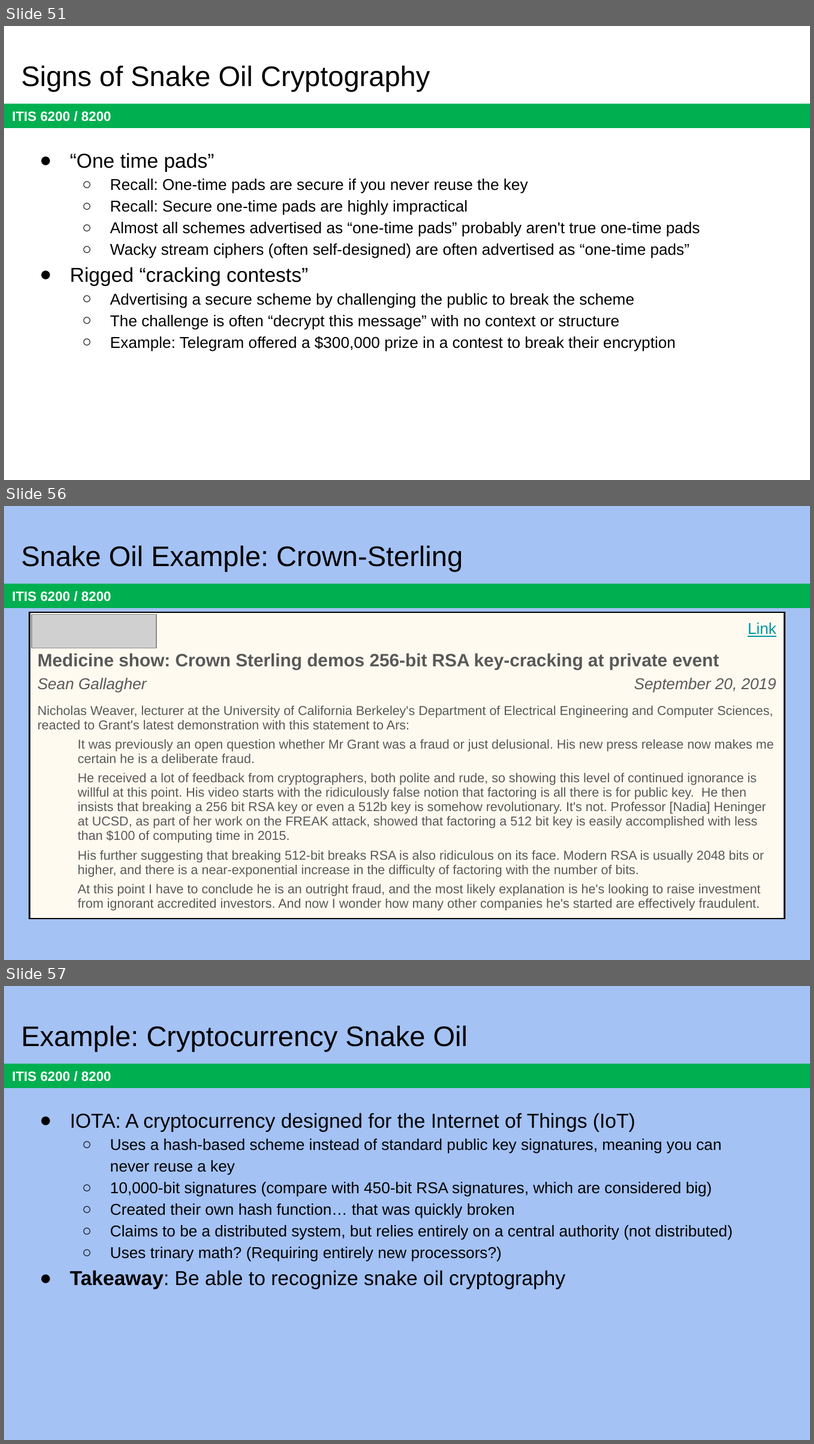
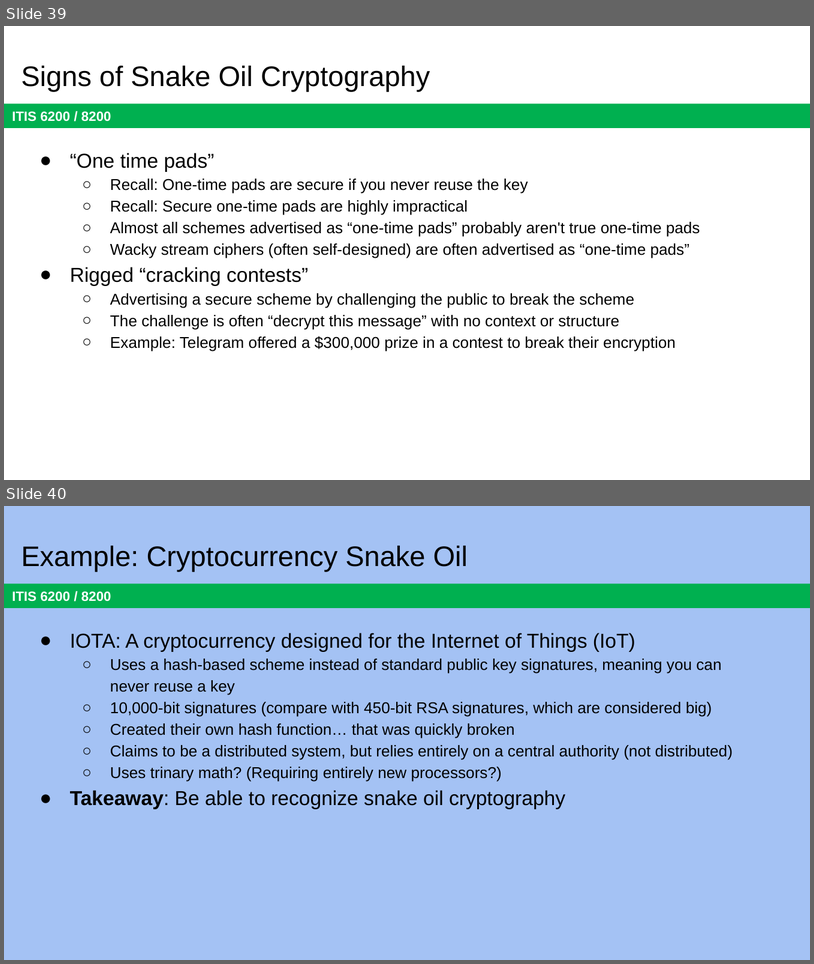
Before and after one commit to jx5c/github.io, a slide deck: teaching/ITIS6200/2023fa/lectures/lec07.pptx. Shown one above the other, each under a label of ours: slides 51, 56 and 57 before the commit, slides 39 and 40 after it; the slides between them are not shown. The pictures are 814x1444 and 814x964 pixels, drawn with LibreOffice and Linux fonts; fonts in the diff are those of the drawing; grey boxes stand for pictures. Boxes give left, top, right and bottom in pixels: in the first picture for what was removed or moved away, otherwise in the second. Text is boxed around its words. In the diff, an @@ line names an element or a change of style, - is before the commit and + after.

```diff
--- a/teaching/ITIS6200/2023fa/lectures/lec07.pptx
+++ b/teaching/ITIS6200/2023fa/lectures/lec07.pptx
@@ slide 56 removed at <box>4,506,810,960</box>, background #A4C2F4; not listed: 1 template element that a slide beside it also shows @@
@@ title removed at <box>21,546,463,571</box> @@
-Snake Oil Example: Crown-Sterling
@@ table removed at <box>30,612,785,938</box>, 4 rows, 2 columns @@
- | Link
-Medicine show: Crown Sterling demos 256-bit RSA key-cracking at private event | 
-Sean Gallagher | September 20, 2019
-Nicholas Weaver, lecturer at the University of California Berkeley's Department of Electrical Engineering and Computer Sciences, reacted to Grant's latest demonstration with this statement to Ars: / It was previously an open question whether Mr Grant was a fraud or just delusional. His new press release now makes me certain he is a deliberate fraud. / He received a lot of feedback from cryptographers, both polite and rude, so showing this level of continued ignorance is willful at this point. His video starts with the ridiculously false notion that factoring is all there is for public key. He then insists that breaking a 256 bit RSA key or even a 512b key is somehow revolutionary. It's not. Professor [Nadia] Heninger at UCSD, as part of her work on the FREAK attack, showed that factoring a 512 bit key is easily accomplished with less than $100 of computing time in 2015. / His further suggesting that breaking 512-bit breaks RSA is also ridiculous on its face. Modern RSA is usually 2048 bits or higher, and there is a near-exponential increase in the difficulty of factoring with the number of bits. / At this point I have to conclude he is an outright fraud, and the most likely explanation is he's looking to raise investment from ignorant accredited investors. And now I wonder how many other companies he's started are effectively fraudulent. | 
@@ picture removed at <box>32,614,156,648</box> @@
@@ what was slide 51 is now slide 39 @@
@@ what was slide 57 is now slide 40 @@
```
Also in this commit, not shown: 16 other slides removed, 3 other files.
